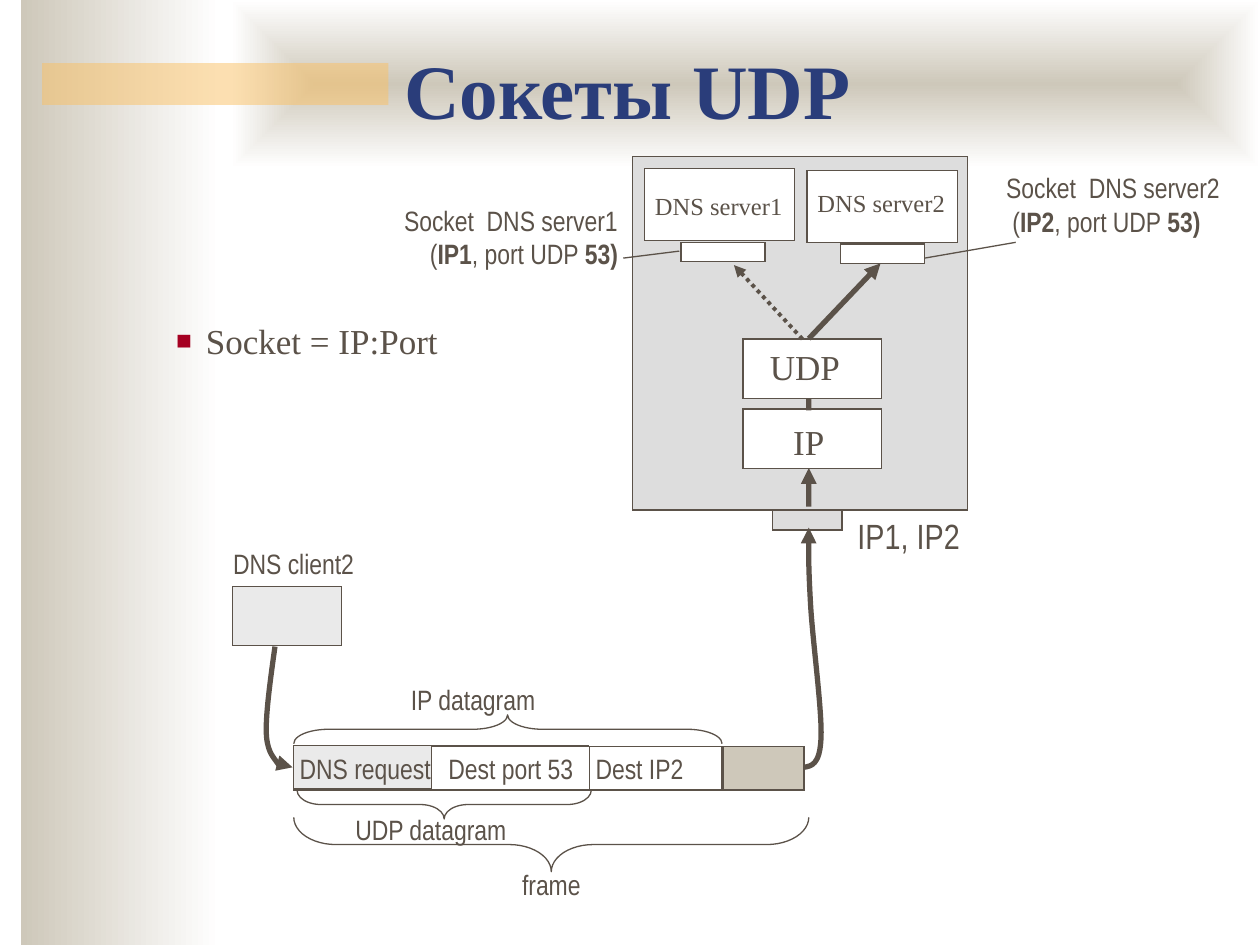
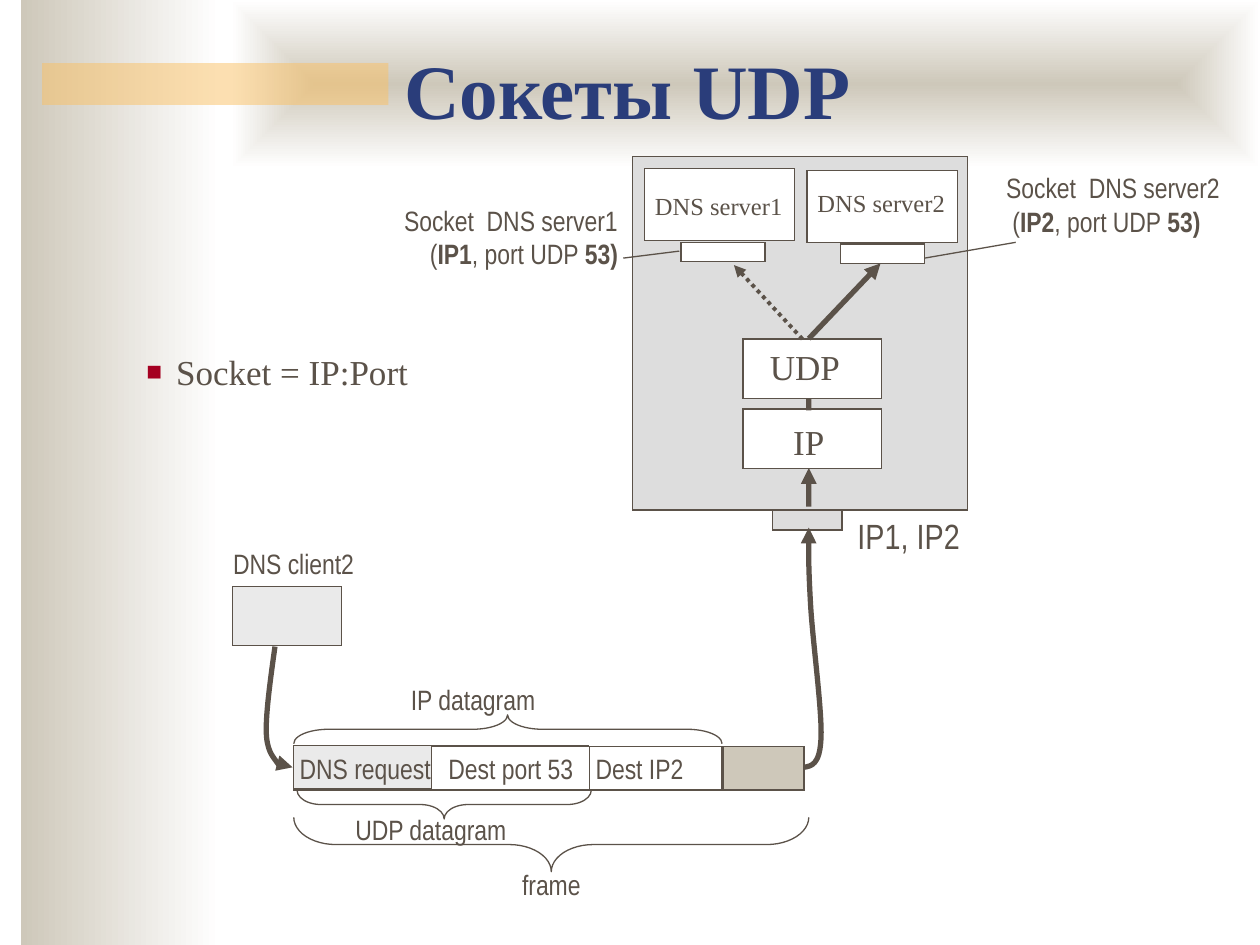
Before and after one commit to ukoloff/nets, a slide deck: slide 10 of lecture/11.pptx. Drawn at 1260x945 pixels with LibreOffice and Linux fonts; fonts in the diff are those of the drawing; background and template pictures are left out. Boxes give left, top, right and bottom in pixels: in the first picture for what was removed or moved away, otherwise in the second. Text is boxed around its words. In the diff, an @@ line names an element or a change of style, - is before the commit and + after.

```diff
--- a/lecture/11.pptx
+++ b/lecture/11.pptx
@@ text "Socket = IP:Port": place and size @@
-text "Socket = IP:Port" at <box>206,329,437,355</box>
+text "Socket = IP:Port" at <box>176,360,408,386</box>
```
Also in this commit, not shown: 5 slides added.
